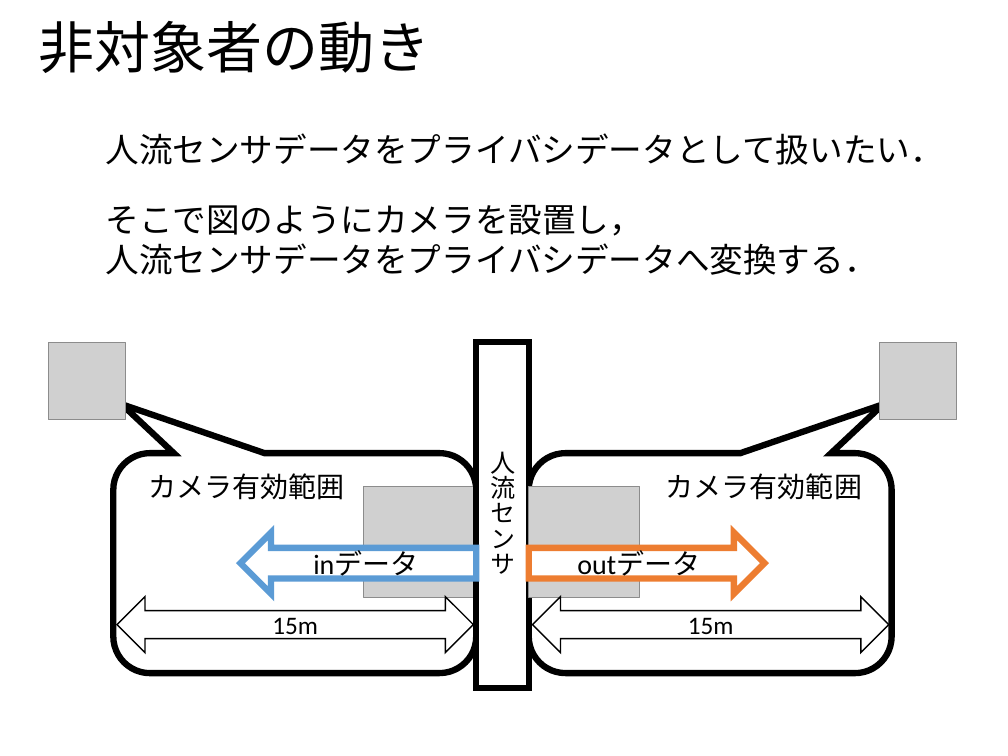
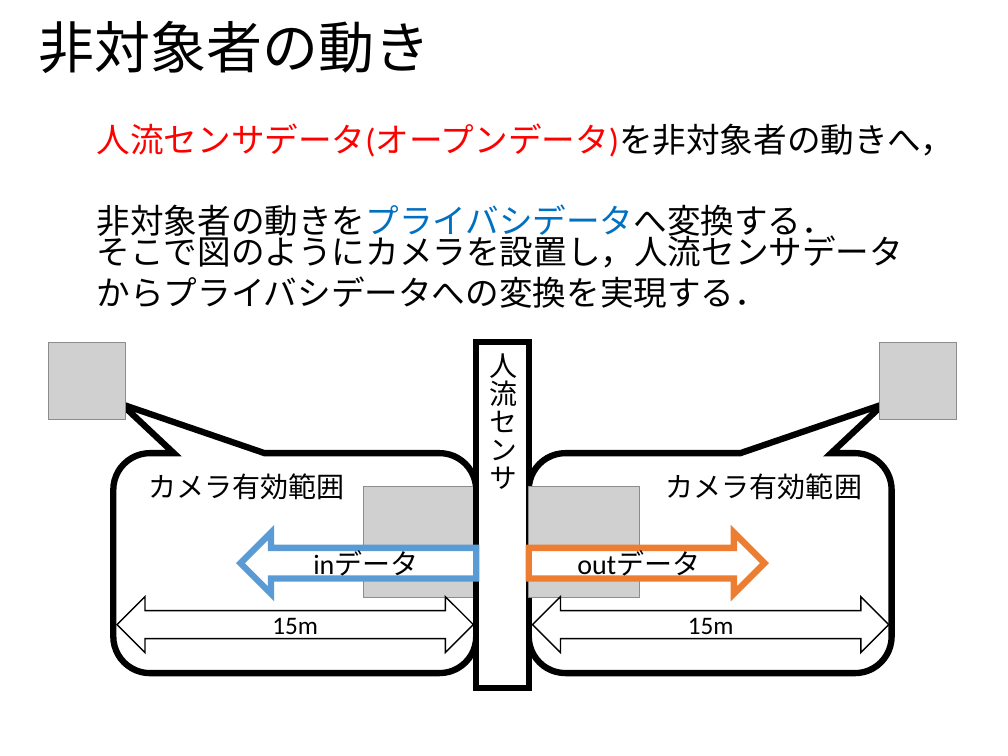
Before and after one commit to ao-megane/LplcOpenDataConverter, a slide deck: slide 15 of LplcOpenDataConverter/LplcOpenDataConverter/プレゼン/多地点カメラを用いた見守りサービスにおける第三者のプライバシデータ流出比の定量評価.pptx. Drawn at 1008x756 pixels with LibreOffice and Linux fonts; fonts in the diff are those of the drawing; grey boxes stand for pictures; background and template pictures are left out. Boxes give left, top, right and bottom in pixels: in the first picture for what was removed or moved away, otherwise in the second. Text is boxed around its words. In the diff, an @@ line names an element or a change of style, - is before the commit and + after.

```diff
--- a/LplcOpenDataConverter/LplcOpenDataConverter/プレゼン/多地点カメラを用いた見守りサービスにおける第三者のプライバシデータ流出比の定量評価.pptx
+++ b/LplcOpenDataConverter/LplcOpenDataConverter/プレゼン/多地点カメラを用いた見守りサービスにおける第三者のプライバシデータ流出比の定量評価.pptx
@@ text at box(97, 123, 954, 242): text changed @@
-人流センサデータをプライバシデータとして扱いたい．
+人流センサデータ(オープンデータ)を非対象者の動きへ，
+非対象者の動きをプライバシデータへ変換する．
@@ text at box(97, 230, 903, 308): text changed @@
-そこで図のようにカメラを設置し，
-人流センサデータをプライバシデータへ変換する．
+そこで図のようにカメラを設置し，人流センサデータからプライバシデータへの変換を実現する．
@@ rectangle "人流センサ" at box(476, 342, 528, 687): size 18 to 20 pt; alignment left to centre @@
```
Also in this commit, not shown: 32 other slides changed, 1 slide added, 2 slides removed, 1 other file.
